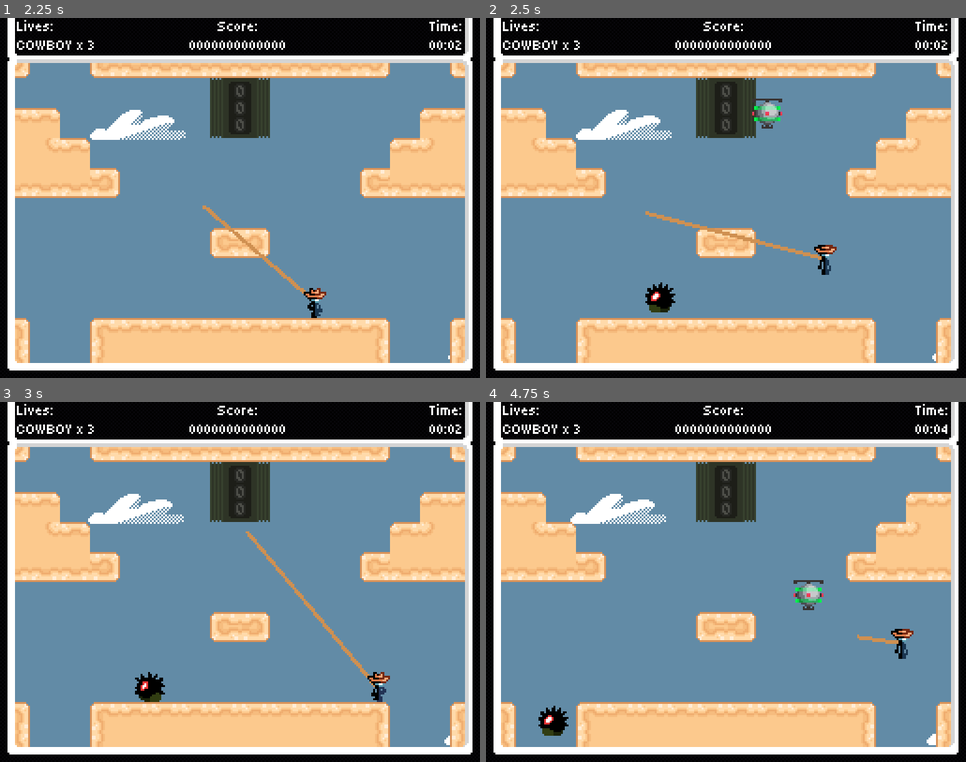
Above: before the commit, frames 1-4 (two rows, left to right).
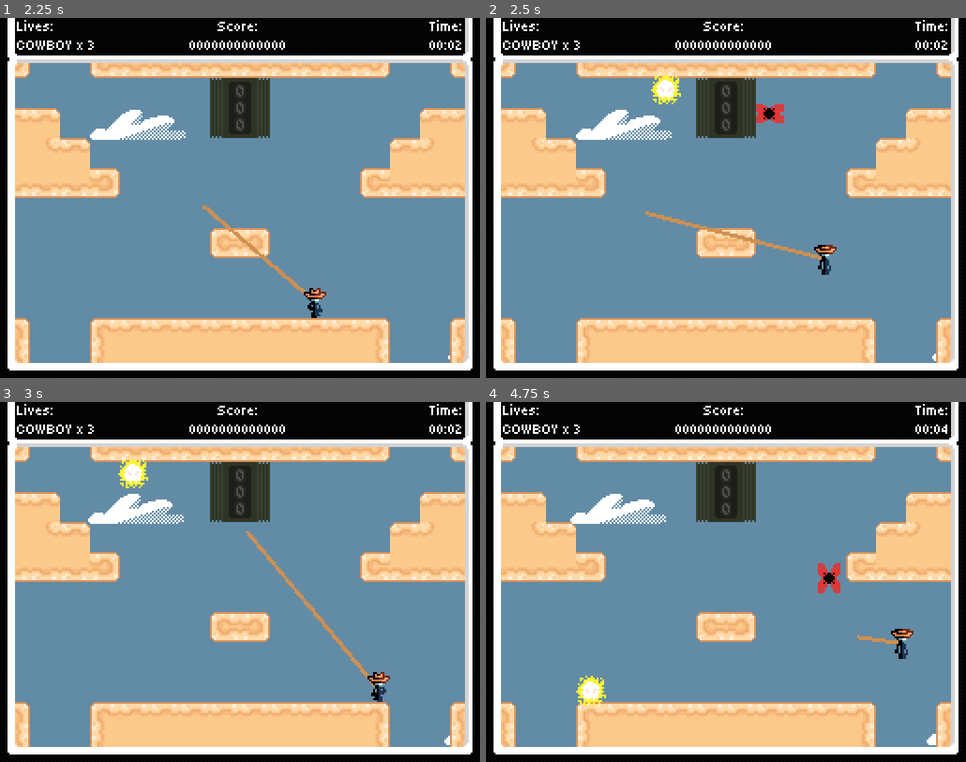
Above: after the commit, the same moments.

Repository: Jcodefox/GMTK-2025
Game: Godot game, scene res://scenes/topscenes/title_topscene.tscn
Two runs of this game, one before a commit and one after it. Both use one fixed random seed, a clock stepped at 60 frames per second and the inputs below.
Inputs (mouse positions are in pixels of both pictures, inside the frame that each line leads up to):
- Up to frame 1 (2.25 s): click "Start Game" at 0.5 s; move the mouse to (345, 180) at 1.27 s; press the mouse at (345, 180) at 1.28 s; hold D (move_right) from 1.28 s (still down); tap Space (move_jump) at 1.52 s; move the mouse to (144, 216) at 2.02 s; release the mouse at (144, 216) at 2.03 s; click (144, 216) at 2.1 s
- Up to frame 2 (2.5 s): keep holding D (move_right); tap Space (move_jump) at 2.27 s
- Up to frame 3 (3 s): move the mouse to (288, 502) at 2.77 s; release D (move_right) at 2.78 s; press the mouse at (288, 502) at 2.78 s; hold A (move_left) from 2.78 s (still down)
- Up to frame 4 (4.75 s): move the mouse to (702, 654) at 3.52 s; release A (move_left) at 3.53 s; release the mouse at (702, 654) at 3.53 s; hold D (move_right) from 3.53 s (still down); click (702, 654) at 3.6 s; tap Space (move_jump) at 3.77, 4.52 s; move the mouse to (870, 636) at 4.27 s; press the mouse at (870, 636) at 4.28 s

Frame 1 is identical in both runs. In frame 2, 1.1% of the frame differs, in the area x 33-63%, y 15-82%; in frame 3, 0.7%; in frame 4, 1.3%, in the area x 10-74%, y 44-93%.

Commit message:
Add Express Bot

Diff:
--- /dev/null
+++ b/assets/art/enemies/express_bot_sprite_frames.tres
@@ -0,0 +1,68 @@
+[gd_resource type="SpriteFrames" load_steps=13 format=3 uid="uid://ce08h05lnysry"]
+
+[ext_resource type="Texture2D" uid="uid://dwfdv0bu41w08" path="res://assets/art/enemies/expressbot_a_1.png" id="1_w0ueq"]
+[ext_resource type="Texture2D" uid="uid://h32bf3tqgoqw" path="res://assets/art/enemies/expressbot_a_2.png" id="2_wae17"]
+[ext_resource type="Texture2D" uid="uid://buvl1ycepu0ff" path="res://assets/art/enemies/expressbot_a_3.png" id="3_wrier"]
+[ext_resource type="Texture2D" uid="uid://ou1kjwl0umfo" path="res://assets/art/enemies/expressbot_a_4.png" id="4_dwhc2"]
+[ext_resource type="Texture2D" uid="uid://6th45tqkvx5q" path="res://assets/art/enemies/expressbot_b_1.png" id="5_m8rvj"]
+[ext_resource type="Texture2D" uid="uid://dfmeiayp1ubhc" path="res://assets/art/enemies/expressbot_b_2.png" id="6_si0ma"]
+[ext_resource type="Texture2D" uid="uid://ciwmda5xh2wh0" path="res://assets/art/enemies/expressbot_b_3.png" id="7_ykb1m"]
+[ext_resource type="Texture2D" uid="uid://b2dsk011jamh" path="res://assets/art/enemies/expressbot_b_4.png" id="8_c0q2y"]
+[ext_resource type="Texture2D" uid="uid://b688saxrrhdrq" path="res://assets/art/enemies/expressbot_c_1.png" id="9_m8rvj"]
+[ext_resource type="Texture2D" uid="uid://b7uix1yvq5adm" path="res://assets/art/enemies/expressbot_c_2.png" id="10_si0ma"]
+[ext_resource type="Texture2D" uid="uid://bi61vrb2eec7s" path="res://assets/art/enemies/expressbot_c_3.png" id="11_ykb1m"]
+[ext_resource type="Texture2D" uid="uid://bdvxhy83io4x2" path="res://assets/art/enemies/expressbot_c_4.png" id="12_c0q2y"]
+
+[resource]
+animations = [{
+"frames": [{
+"duration": 1.0,
+"texture": ExtResource("1_w0ueq")
+}, {
+"duration": 1.0,
+"texture": ExtResource("2_wae17")
+}, {
+"duration": 1.0,
+"texture": ExtResource("3_wrier")
+}, {
+"duration": 1.0,
+"texture": ExtResource("4_dwhc2")
+}],
+"loop": true,
+"name": &"a",
+"speed": 8.0
+}, {
+"frames": [{
+"duration": 1.0,
+"texture": ExtResource("5_m8rvj")
+}, {
+"duration": 1.0,
+"texture": ExtResource("6_si0ma")
+}, {
+"duration": 1.0,
+"texture": ExtResource("7_ykb1m")
+}, {
+"duration": 1.0,
+"texture": ExtResource("8_c0q2y")
+}],
+"loop": true,
+"name": &"b",
+"speed": 8.0
+}, {
+"frames": [{
+"duration": 1.0,
+"texture": ExtResource("9_m8rvj")
+}, {
+"duration": 1.0,
+"texture": ExtResource("10_si0ma")
+}, {
+"duration": 1.0,
+"texture": ExtResource("11_ykb1m")
+}, {
+"duration": 1.0,
+"texture": ExtResource("12_c0q2y")
+}],
+"loop": true,
+"name": &"c",
+"speed": 8.0
+}]
--- a/scenes/prefabs/enemies/drone.tscn
+++ b/scenes/prefabs/enemies/drone.tscn
@@ -15,7 +15,7 @@
 [node name="AnimatedSprite2D" type="AnimatedSprite2D" parent="."]
 sprite_frames = ExtResource("2_66nol")
 autoplay = "default"
-frame_progress = 0.792037
+frame_progress = 0.75199
 
 [node name="CollisionShape2D" type="CollisionShape2D" parent="."]
 shape = SubResource("RectangleShape2D_ps8f2")
--- /dev/null
+++ b/scenes/prefabs/enemies/express_bot.tscn
@@ -0,0 +1,26 @@
+[gd_scene load_steps=6 format=3 uid="uid://g7vgngxiauf4"]
+
+[ext_resource type="Script" uid="uid://cnl7rw5i0lhvt" path="res://scripts/prefabs/enemy/express_bot.gd" id="1_rbgxc"]
+[ext_resource type="PackedScene" uid="uid://ctme53snp1vub" path="res://scenes/prefabs/enemies/spikeball.tscn" id="2_8ofcn"]
+[ext_resource type="SpriteFrames" uid="uid://ce08h05lnysry" path="res://assets/art/enemies/express_bot_sprite_frames.tres" id="2_rbgxc"]
+[ext_resource type="PackedScene" uid="uid://8u4a6kbsptoe" path="res://scenes/prefabs/jump_over_check.tscn" id="3_q8r1j"]
+
+[sub_resource type="RectangleShape2D" id="RectangleShape2D_rbgxc"]
+size = Vector2(22, 20)
+
+[node name="ExpressBot" type="CharacterBody2D" groups=["enemy"]]
+collision_layer = 4
+collision_mask = 2
+script = ExtResource("1_rbgxc")
+spikeball_prefab = ExtResource("2_8ofcn")
+
+[node name="AnimatedSprite2D" type="AnimatedSprite2D" parent="."]
+sprite_frames = ExtResource("2_rbgxc")
+animation = &"c"
+frame_progress = 0.60424
+
+[node name="CollisionShape2D" type="CollisionShape2D" parent="."]
+shape = SubResource("RectangleShape2D_rbgxc")
+
+[node name="JumpOverCheck" parent="." instance=ExtResource("3_q8r1j")]
+position = Vector2(0, -15)
--- a/scenes/prefabs/enemies/spikeball.tscn
+++ b/scenes/prefabs/enemies/spikeball.tscn
@@ -14,7 +14,7 @@
 
 [node name="AnimatedSprite2D" type="AnimatedSprite2D" parent="."]
 sprite_frames = ExtResource("2_lj4q4")
-frame_progress = 0.154278
+frame_progress = 0.382303
 
 [node name="CollisionShape2D" type="CollisionShape2D" parent="." groups=["enemy"]]
 shape = SubResource("RectangleShape2D_lj4q4")
--- a/scenes/prefabs/enemy_spawner.tscn
+++ b/scenes/prefabs/enemy_spawner.tscn
@@ -7,7 +7,8 @@
 [ext_resource type="PackedScene" uid="uid://bpu8ngb4kep74" path="res://scenes/prefabs/enemies/nameless.tscn" id="5_khqpp"]
 [ext_resource type="PackedScene" uid="uid://dtvjbmxdirq5p" path="res://scenes/prefabs/enemies/sproing.tscn" id="6_4m3yh"]
 [ext_resource type="PackedScene" uid="uid://ca585cxlglnus" path="res://scenes/prefabs/enemies/drone.tscn" id="8_7esv8"]
+[ext_resource type="PackedScene" uid="uid://g7vgngxiauf4" path="res://scenes/prefabs/enemies/express_bot.tscn" id="8_or6xq"]
 
 [node name="EnemySpawner" type="Node2D"]
 script = ExtResource("1_2fv7t")
-enemy_scenes = Array[PackedScene]([ExtResource("2_pg5fs"), ExtResource("3_pg5fs"), ExtResource("4_vxkwm"), ExtResource("5_khqpp"), ExtResource("6_4m3yh"), ExtResource("8_7esv8")])
+enemy_scenes = Array[PackedScene]([ExtResource("2_pg5fs"), ExtResource("3_pg5fs"), ExtResource("4_vxkwm"), ExtResource("5_khqpp"), ExtResource("6_4m3yh"), ExtResource("8_7esv8"), ExtResource("8_or6xq")])
--- /dev/null
+++ b/scripts/prefabs/enemy/express_bot.gd
@@ -0,0 +1,67 @@
+extends Enemy
+
+@export var spikeball_prefab: PackedScene
+@export var min_time_between_spikeballs: float = 1.0
+@export var max_time_between_spikeballs: float = 5.0
+@export var speed: float = 20
+@export var hurt_i_frame_time: float = 0.5
+
+var animated_sprite_ghosts: Array[Node2D] = []
+var collision_shape_ghosts: Array[Node2D] = []
+var jump_check_shape_ghosts: Array[Node2D] = []
+
+var health: int = 3
+@onready var time_since_hurt: float = hurt_i_frame_time
+
+var time_until_next_spikeball: float = 0.0
+
+func _ready() -> void:
+	time_until_next_spikeball = randf_range(min_time_between_spikeballs, max_time_between_spikeballs)
+	animated_sprite_ghosts = Globals.make_loop_ghosts_of($AnimatedSprite2D)
+	collision_shape_ghosts = Globals.make_loop_ghosts_of($CollisionShape2D)
+	jump_check_shape_ghosts = Globals.make_loop_ghosts_of($JumpOverCheck/CollisionShape2D)
+
+func _process(_delta: float) -> void:
+	if time_alive > time_until_enemy_hurts and (time_since_hurt >= hurt_i_frame_time):
+		visible = true
+	elif Globals.do_things_flicker:
+		visible = frames_alive % 4 < 2
+		frames_alive += 1
+
+func _physics_process(delta: float) -> void:
+	super(delta)
+	global_position = Globals.apply_loop_teleport(global_position)
+
+	time_since_hurt += delta
+	time_until_next_spikeball -= delta
+	if time_until_next_spikeball <= 0.0:
+		time_until_next_spikeball = randf_range(min_time_between_spikeballs, max_time_between_spikeballs)
+		var new_spikeball: Node2D = spikeball_prefab.instantiate()
+		new_spikeball.global_position = Globals.convert_to_visible_pos(global_position)
+		get_parent().add_child(new_spikeball)
+
+	var desired_direction: Vector2 = Vector2.ZERO
+	if Globals.player != null and Globals.player.is_inside_tree():
+		desired_direction = Globals.convert_to_visible_pos(global_position).direction_to(Globals.convert_to_visible_pos(Globals.player.global_position))
+	set_animation(["c", "b", "a"][health - 1])
+
+	velocity += desired_direction
+	velocity = velocity.normalized() * speed
+
+	move_and_slide()
+
+func set_animation(anim: String) -> void:
+	if $AnimatedSprite2D.animation != anim:
+		$AnimatedSprite2D.play(anim)
+
+	for sprite in animated_sprite_ghosts:
+		if sprite.animation != anim:
+			sprite.play(anim)
+
+func slingballed(ball: Node2D) -> void:
+	if time_since_hurt < hurt_i_frame_time:
+		return
+	health -= 1
+	time_since_hurt = 0.0
+	if health == 0:
+		die()
Not shown: 1 places in scenes/prefabs/enemy_spawner.tscn that only renumber resources
Not shown, added: scripts/prefabs/enemy/express_bot.gd.uid
